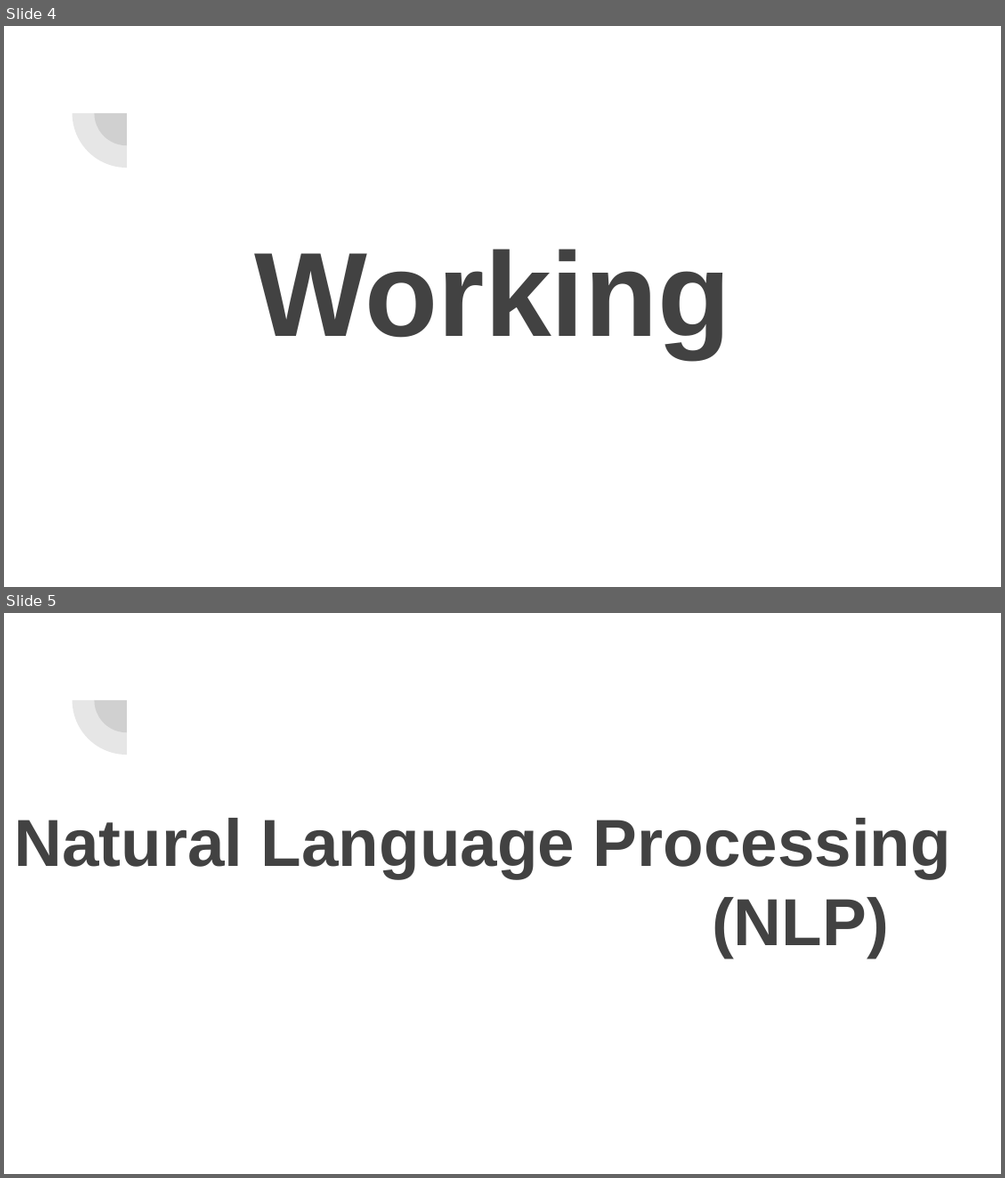
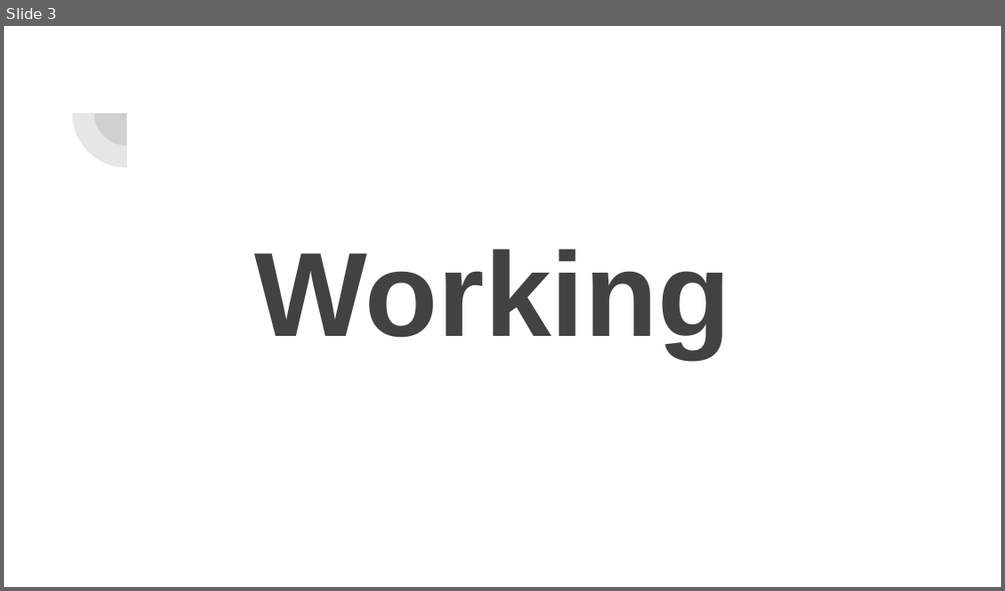
Before and after one commit to NIXBLACK11/telegramOrganizationChatBot, a slide deck: mooc/WHY_.pptx. Shown one above the other, each under a label of ours: slides 4 and 5 before the commit, slide 3 after it. The pictures are 1005x1178 and 1005x591 pixels, drawn with LibreOffice and Linux fonts; fonts in the diff are those of the drawing. Boxes give left, top, right and bottom in pixels: in the first picture for what was removed or moved away, otherwise in the second. Text is boxed around its words. In the diff, an @@ line names an element or a change of style, - is before the commit and + after.

```diff
--- a/mooc/WHY_.pptx
+++ b/mooc/WHY_.pptx
@@ slide 5 removed at [4, 613, 1001, 1174], background #FFFFFF; not listed: 2 template elements that a slide beside it also shows @@
@@ title removed at [14, 818, 951, 957] @@
-Natural Language Processing
-(NLP)
@@ what was slide 4 is now slide 3 @@
```
Also in this commit, not shown: 1 slide changed, 1 other slide removed, 1 other file.
